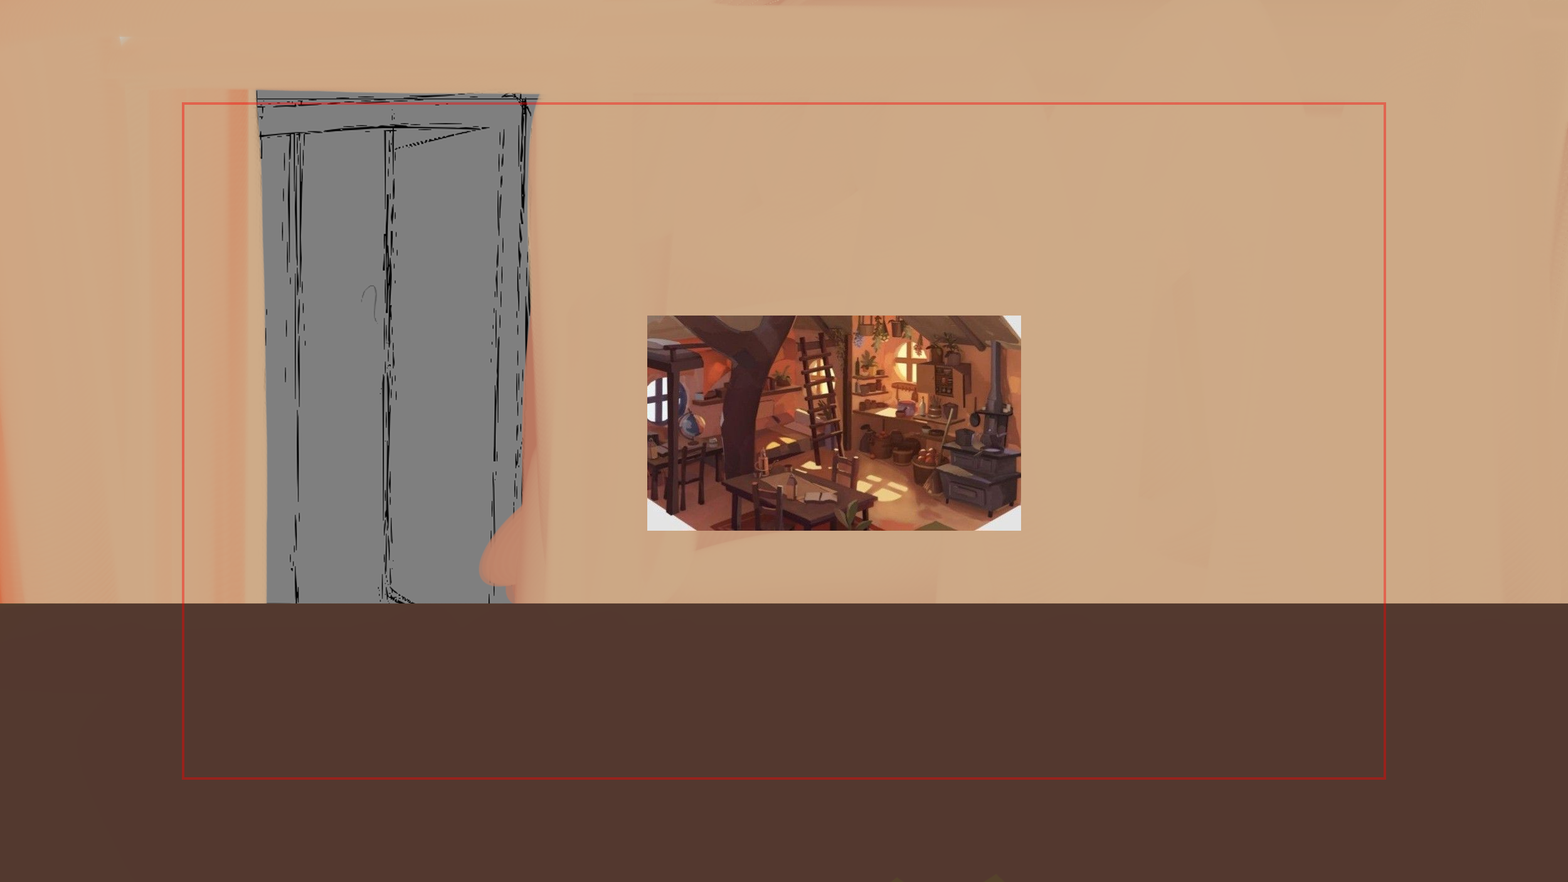
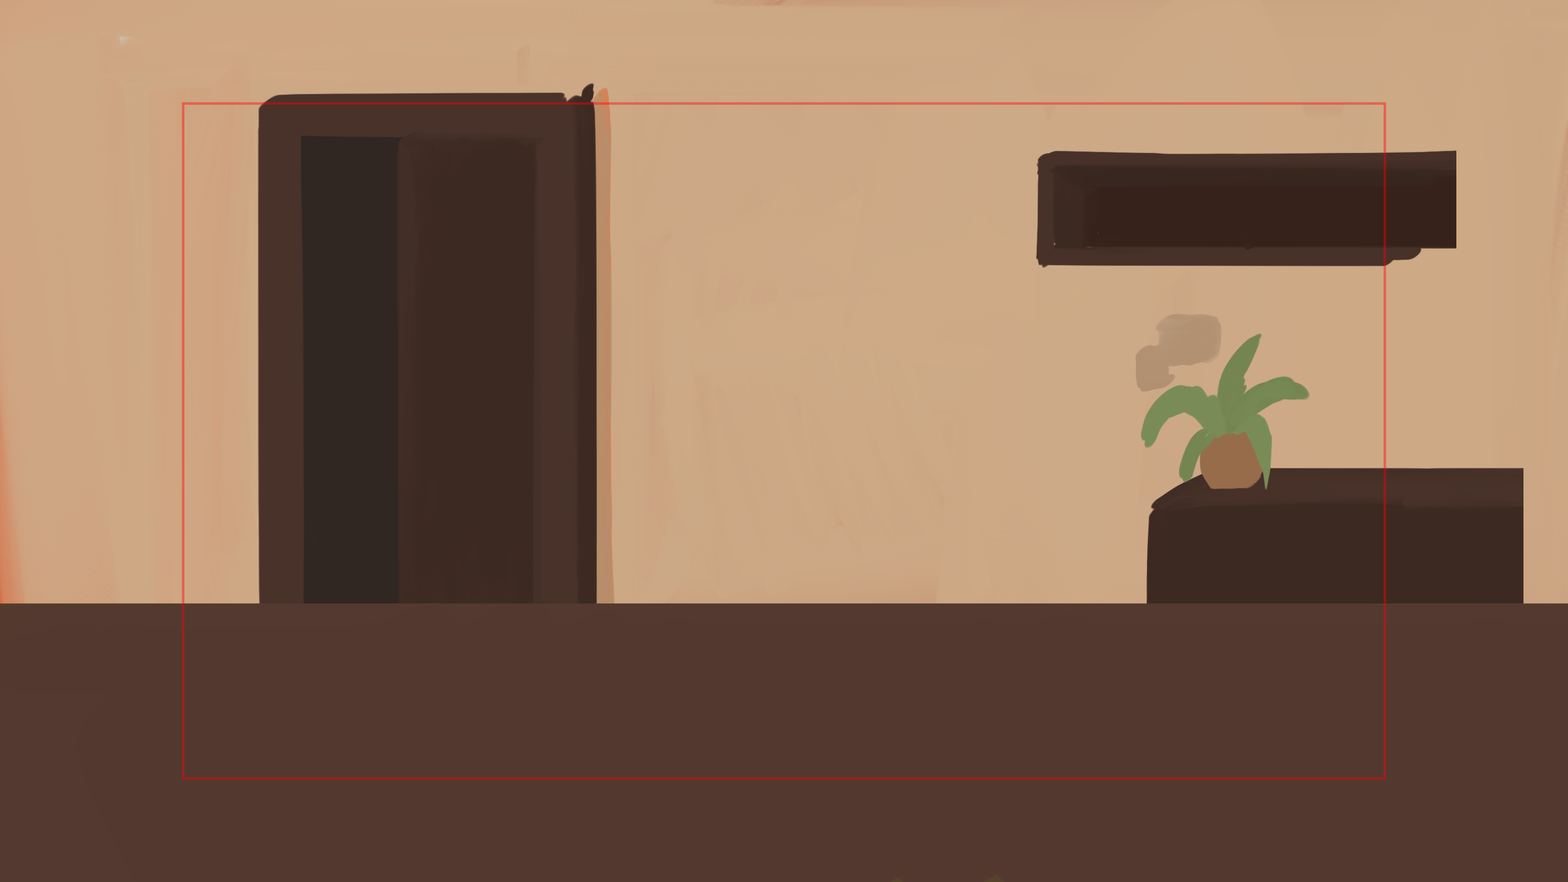
Revision of a layered 1568px x 882px image; what changed, layer by layer:
hid "Layer 4" over [647,315,1022,531]
added layer "Layer 6" in group "BG" over [1135,313,1311,490]
added layer "Layer 8" in group "BG" over [1199,423,1266,490]
added layer "door" in group "BG" over [257,82,1524,604]
added layer "Layer 5" in group "BG" over [282,99,537,604]
added layer "Layer 7" in group "BG" over [570,86,652,604]
painted on "wall" over [156,44,978,604]